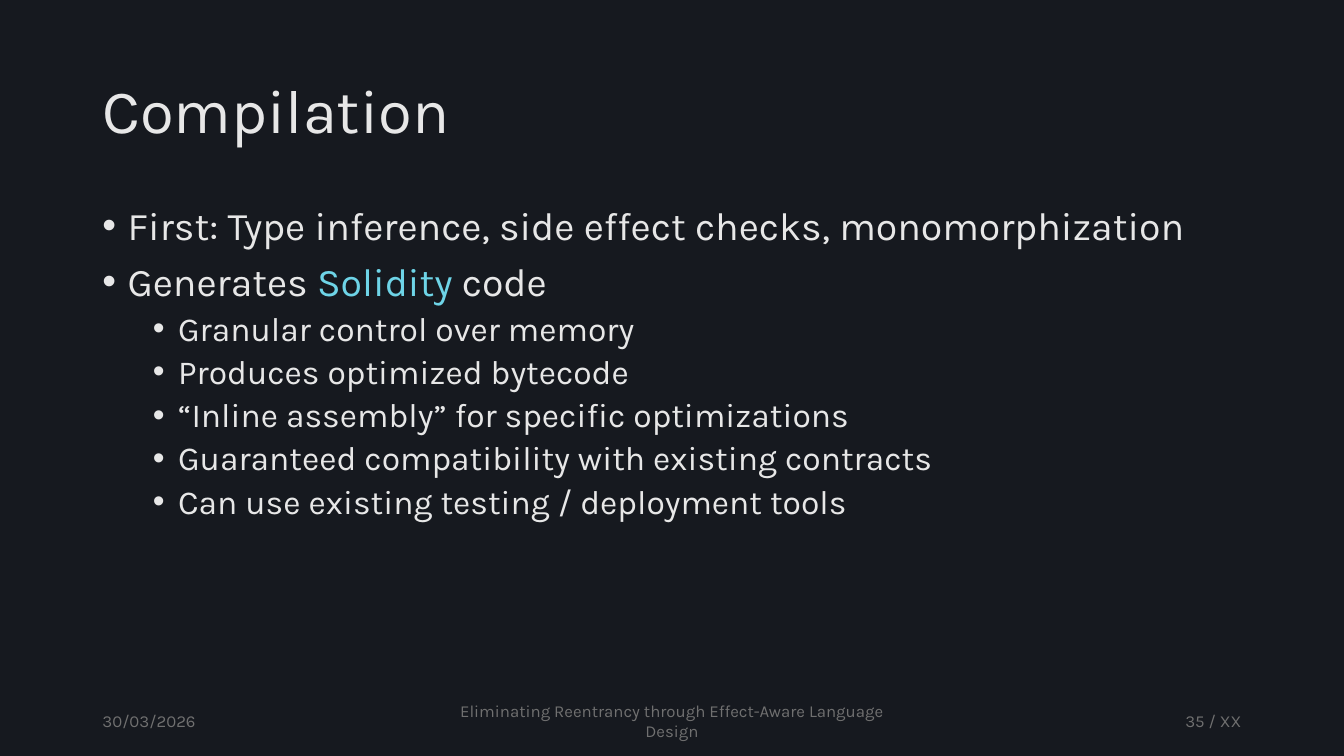
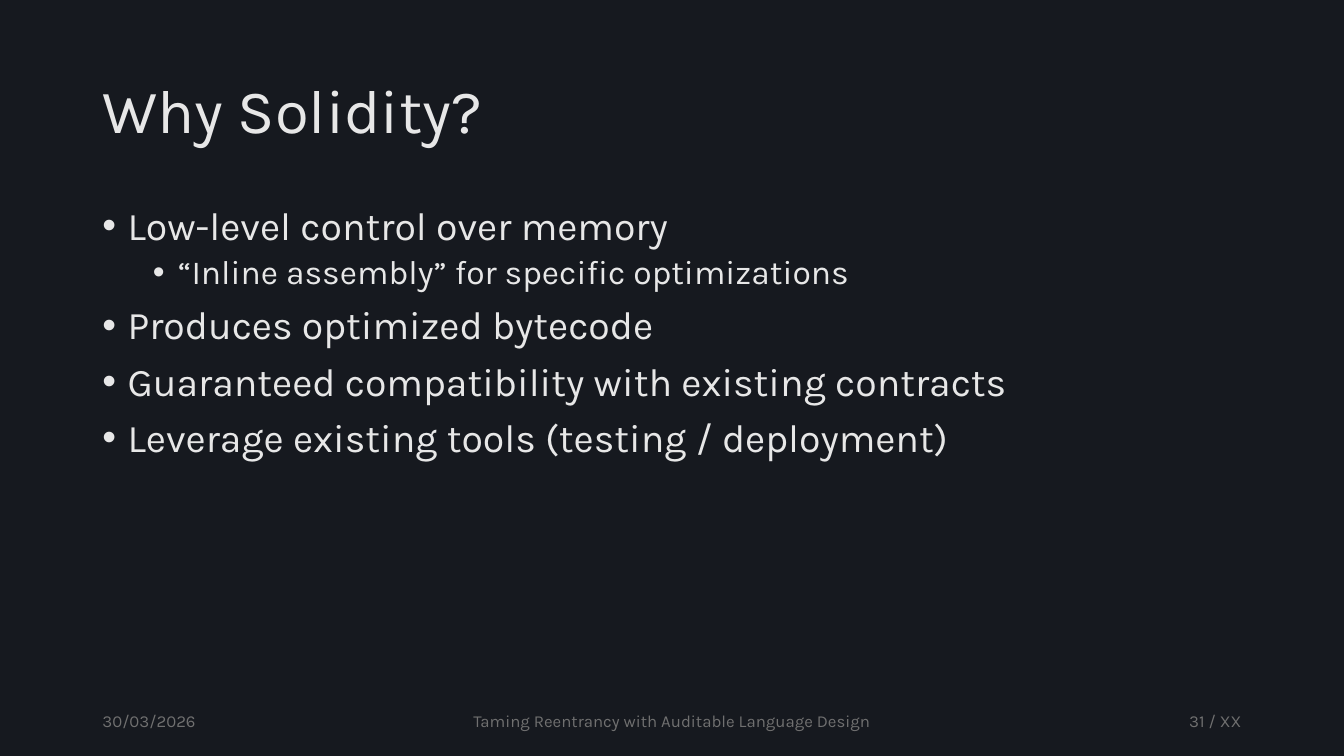
Before and after one commit to tzann/thesis, a slide deck: slide 31 of doc/presentation/Thesis.pptx (slide 35 before the commit). Drawn at 1344x756 pixels with LibreOffice and Linux fonts; fonts in the diff are those of the drawing. Boxes give left, top, right and bottom in pixels: in the first picture for what was removed or moved away, otherwise in the second. Text is boxed around its words. In the diff, an @@ line names an element or a change of style, - is before the commit and + after.

```diff
--- a/doc/presentation/Thesis.pptx
+++ b/doc/presentation/Thesis.pptx
@@ title at [102, 90, 482, 148]: text changed @@
-Compilation
+Why Solidity?
@@ text at [128, 213, 848, 293]: text changed; size 28 to 24 pt @@
-• First: Type inference, side effect checks, monomorphization
-• Generates Solidity code
-  • Granular control over memory
+• Low-level control over memory
+  • “Inline assembly” for specific optimizations
@@ text at [128, 312, 1006, 406]: size 24 to 28 pt in "Produces optimized bytecode", "Guaranteed compatibility with existing contracts"; list level 2 to 1 in "Produces optimized bytecode"; list level 2 to 1 in "Guaranteed compatibility with existing contracts" @@
@@ text at [178, 404, 848, 436]: paragraph removed @@
-  • “Inline assembly” for specific optimizations
@@ text at [128, 423, 948, 462]: text changed; size 24 to 28 pt @@
-  • Can use existing testing / deployment tools
+• Leverage existing tools (testing / deployment)
@@ text at [473, 715, 870, 731]: text changed @@
-Eliminating Reentrancy through Effect-Aware Language Design
+Taming Reentrancy with Auditable Language Design
@@ page number at [1189, 716, 1242, 727]: text changed @@
-35 / XX
+31 / XX
```
Also in this commit, not shown: 43 other slides changed, 12 slides added, 11 slides removed, 9 other files.
